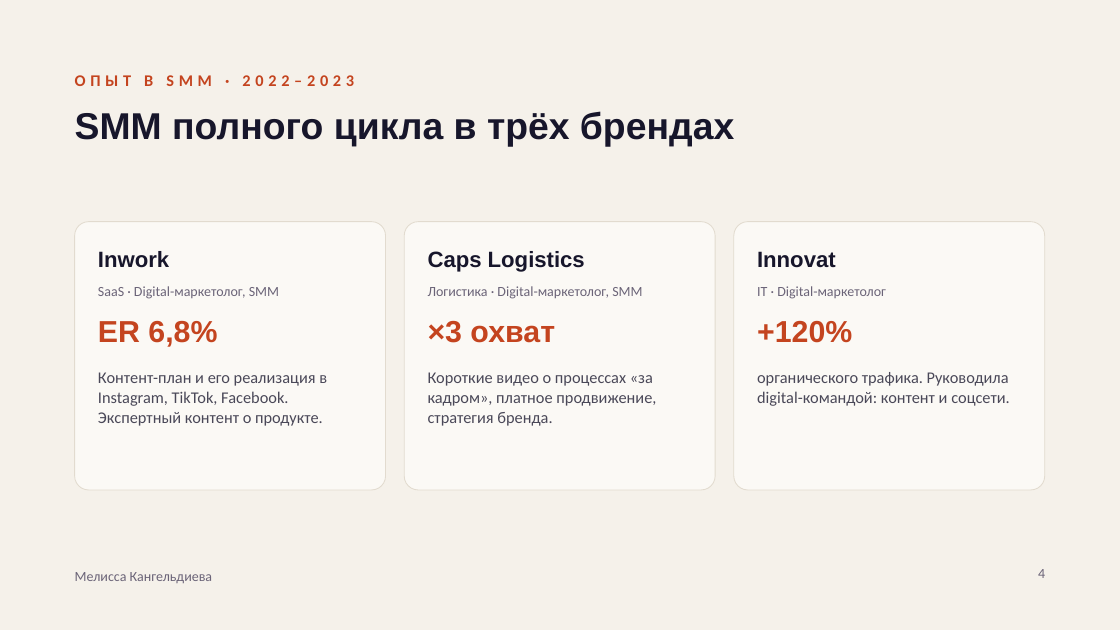
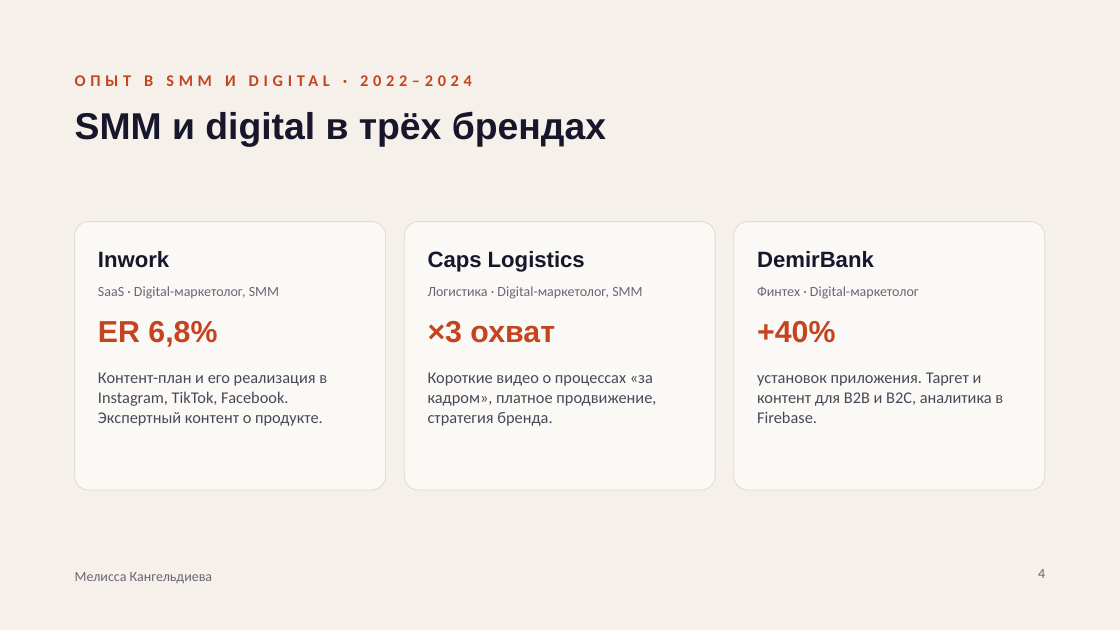
Before and after one commit to grosserschmid-wq/forexample, a slide deck: slide 4 of presentation/Kangeldieva_SMM.pptx. Drawn at 1120x630 pixels with LibreOffice and Linux fonts; fonts in the diff are those of the drawing. Boxes give left, top, right and bottom in pixels: in the first picture for what was removed or moved away, otherwise in the second. Text is boxed around its words. In the diff, an @@ line names an element or a change of style, - is before the commit and + after.

```diff
--- a/presentation/Kangeldieva_SMM.pptx
+++ b/presentation/Kangeldieva_SMM.pptx
@@ text at box(144, 75, 236, 86): text changed @@
-ОПЫТ В SMM · 2022–2023
+ОПЫТ В SMM И DIGITAL · 2022–2024
@@ title at box(75, 111, 606, 147): text changed @@
-SMM полного цикла в трёх брендах
+SMM и digital в трёх брендах
@@ text at box(757, 251, 874, 268): text changed @@
-Innovat
+DemirBank
@@ text at box(757, 286, 919, 299): text changed @@
-IT · Digital-маркетолог
+Финтех · Digital-маркетолог
@@ text at box(757, 321, 835, 343): text changed @@
-+120%
++40%
@@ text at box(757, 372, 1003, 423): text changed @@
-органического трафика. Руководила digital-командой: контент и соцсети.
+установок приложения. Таргет и контент для B2B и B2C, аналитика в Firebase.
```
Also in this commit, not shown: 1 other slide changed, 2 other files.
